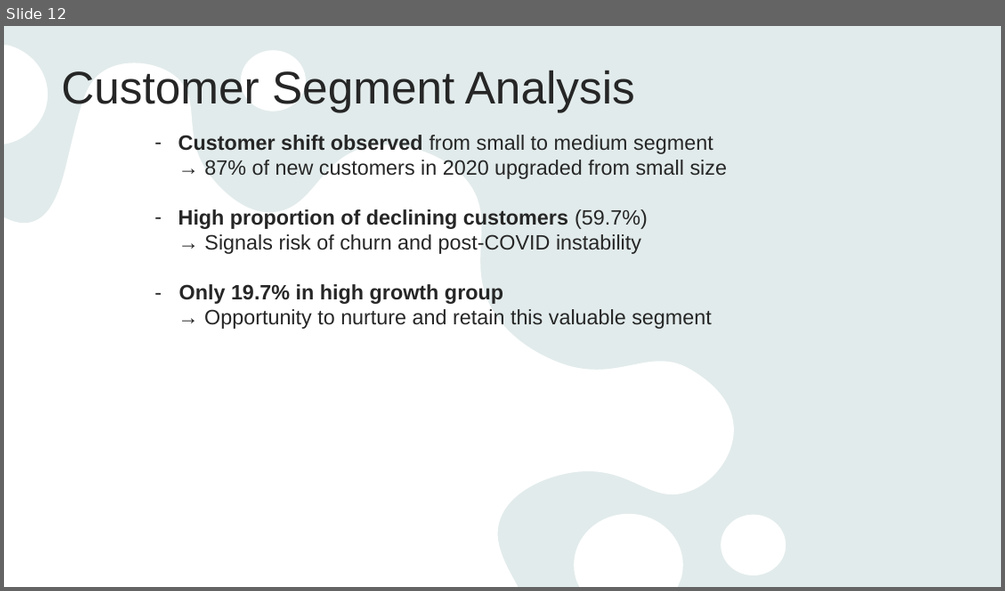
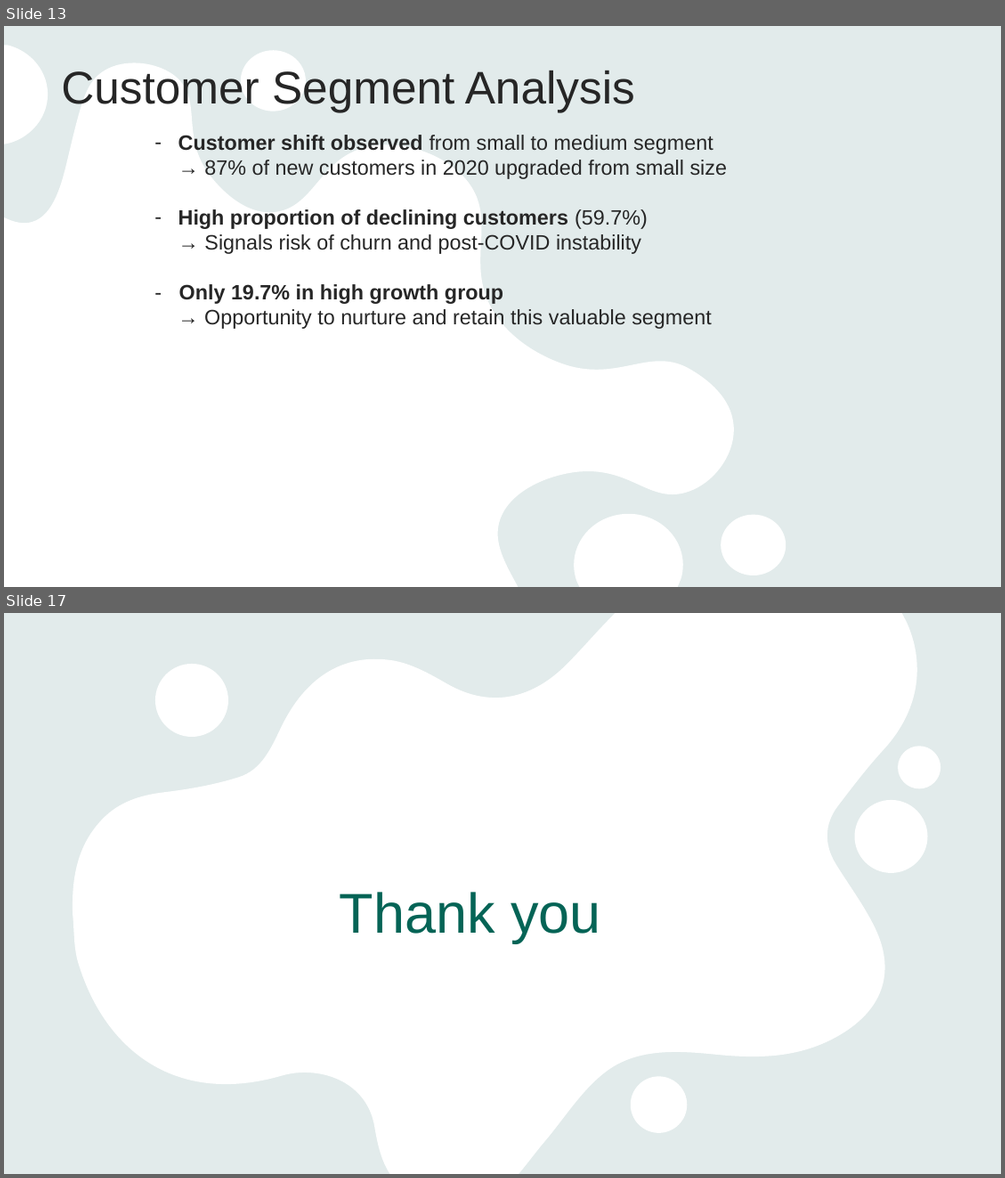
Before and after one commit to anhquanbui/finalprojectg7, a slide deck: Project.pptx. Shown one above the other, each under a label of ours: slide 12 before the commit, slides 13 and 17 after it; the slides between them are not shown. The pictures are 1005x591 and 1005x1178 pixels, drawn with LibreOffice and Linux fonts; fonts in the diff are those of the drawing. Boxes give left, top, right and bottom in pixels: in the first picture for what was removed or moved away, otherwise in the second. Text is boxed around its words. In the diff, an @@ line names an element or a change of style, - is before the commit and + after.

```diff
--- a/Project.pptx
+++ b/Project.pptx
@@ slide 17 added at [4,613,1001,1174], background #E9F3F3; not listed: 1 template element that a slide beside it also shows @@
@@ rectangle added at [4,613,1001,1174], fill #E9F3F3 @@
@@ rectangle added at [4,613,1001,1174], fill #AEAEAE at 10% opacity @@
@@ freeform shape added at [73,613,941,1174], fill #FFFFFF @@
@@ text added at [340,892,601,942], 54 pt, text #056457 @@
+Thank you
@@ what was slide 12 is now slide 13 @@
```
Also in this commit, not shown: 6 slides changed, 4 other slides added, 1 slide removed.
